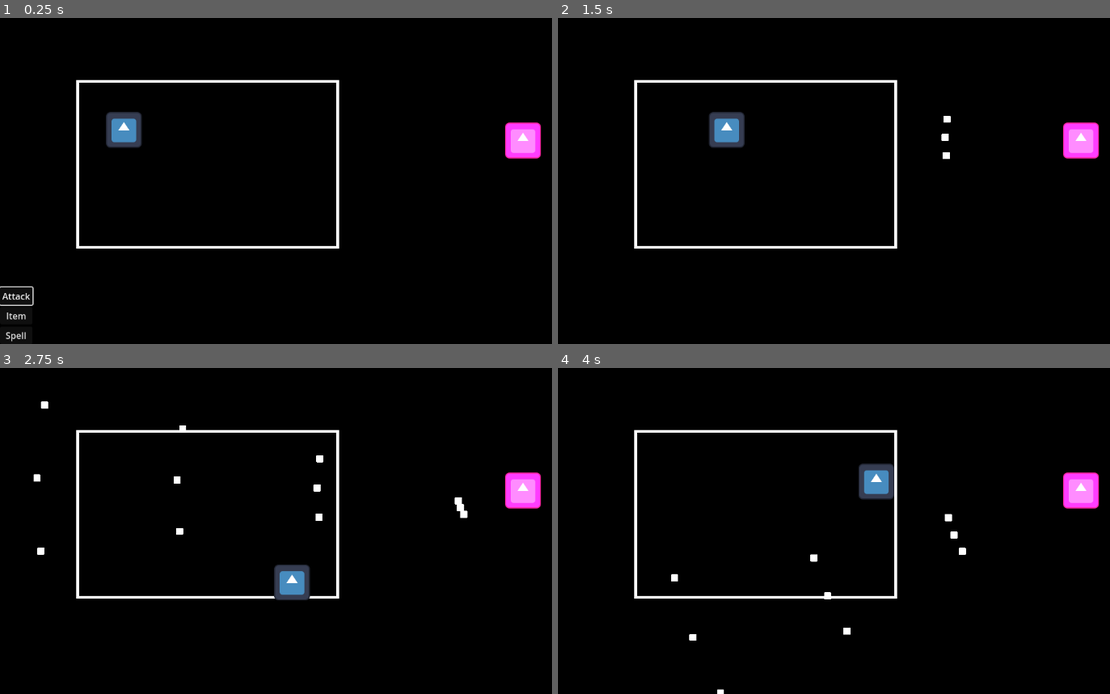
Above: before the commit, frames 1-4 (two rows, left to right).
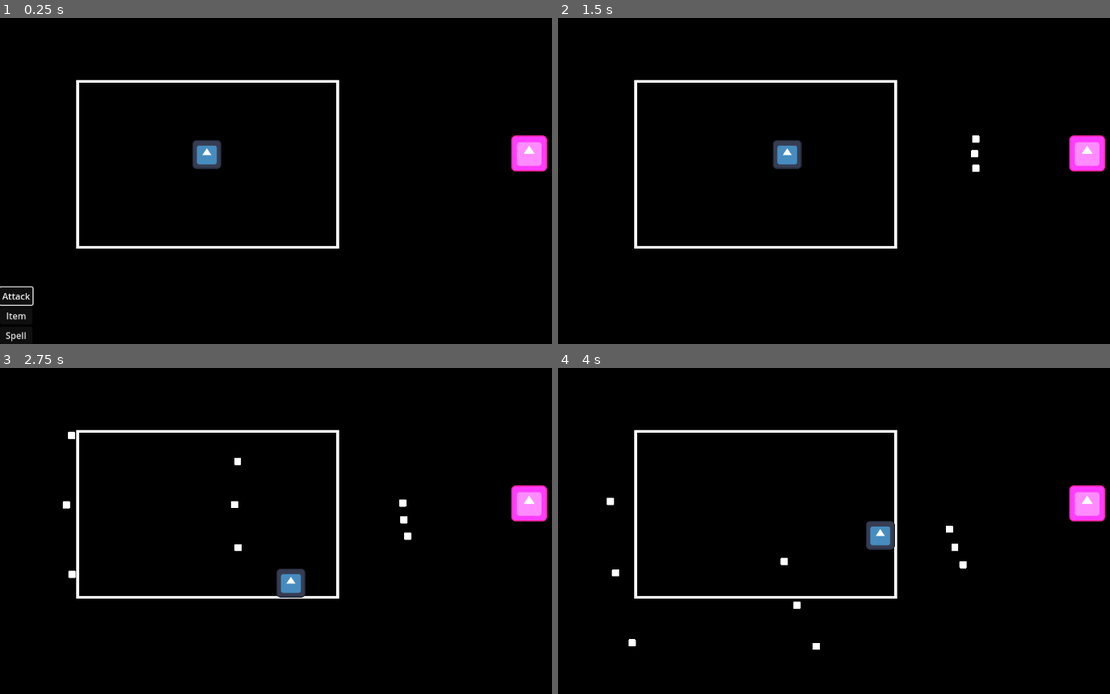
Above: after the commit, the same moments.

Repository: kriegueur/shovel_jam
Game: Godot game, scene res://scenes/battle_scene.tscn
The game is run twice, just before and just after one commit, with the same random seed, the same clock (stepped at 60 frames per second) and the same inputs. The engine's default icon, where the game draws it, is replaced by a stand-in: a white triangle on a blue panel in a dark square.
Inputs:
- Up to frame 1 (0.25 s): no input
- Up to frame 2 (1.5 s): click "Attack" at 0.5 s; tap Enter at 1.25 s; hold D (right) from 1.28 s (still down)
- Up to frame 3 (2.75 s): release D (right) at 2.03 s; hold S (down) from 2.03 s (still down)
- Up to frame 4 (4 s): release S (down) at 2.78 s; hold D (right) 2.78-3.53 s; hold W (up) from 3.53 s (still down)

The runs differ from the first frame. In frame 1, 2.1% of the frame differs, in the area x 19-100%, y 28-48%; in frame 2, 2.3%; in frame 3, 2.1%; in frame 4, 2.7%, in the area x 8-100%, y 29-100%.

Commit message:
player getting hit

Diff:
--- a/scenes/battle_scene.tscn
+++ b/scenes/battle_scene.tscn
@@ -53,10 +53,10 @@
 text = "Spell"
 
 [node name="Player" parent="." instance=ExtResource("2_pxwbd")]
-position = Vector2(221, 266)
+position = Vector2(369, 310)
 
 [node name="Ennemy" parent="." instance=ExtResource("3_1i8jf")]
-position = Vector2(933, 285)
+position = Vector2(944, 308)
 
 [node name="WorldBorders" type="StaticBody2D" parent="."]
 
@@ -79,5 +79,5 @@
 texture = ExtResource("4_svpld")
 
 [node name="Timer" type="Timer" parent="."]
-wait_time = 5.0
+wait_time = 30.0
 one_shot = true
--- a/scenes/ennemy.tscn
+++ b/scenes/ennemy.tscn
@@ -15,4 +15,4 @@
 position = Vector2(-68, 0)
 
 [node name="Timer" type="Timer" parent="."]
-wait_time = 0.5
+wait_time = 0.6
--- a/scenes/player.tscn
+++ b/scenes/player.tscn
@@ -1,19 +1,28 @@
-[gd_scene load_steps=4 format=3 uid="uid://cw7ls5qlpy6og"]
+[gd_scene load_steps=5 format=3 uid="uid://cw7ls5qlpy6og"]
 
 [ext_resource type="Texture2D" uid="uid://ct4vbwak8qdtb" path="res://icon.svg" id="1_4flbx"]
 [ext_resource type="Script" uid="uid://c2j5rrh1je0uj" path="res://scripts/player.gd" id="1_onrkg"]
 
 [sub_resource type="RectangleShape2D" id="RectangleShape2D_4flbx"]
-size = Vector2(64, 62)
+size = Vector2(50, 50)
+
+[sub_resource type="RectangleShape2D" id="RectangleShape2D_g2els"]
+size = Vector2(36, 36)
 
 [node name="Player" type="CharacterBody2D" groups=["player"]]
 script = ExtResource("1_onrkg")
 
 [node name="Sprite2D" type="Sprite2D" parent="."]
-scale = Vector2(0.5, 0.5)
+scale = Vector2(0.4, 0.4)
 texture = ExtResource("1_4flbx")
 
 [node name="AnimationPlayer" type="AnimationPlayer" parent="."]
 
 [node name="CollisionShape2D" type="CollisionShape2D" parent="."]
 shape = SubResource("RectangleShape2D_4flbx")
+
+[node name="hurtbox" type="Area2D" parent="."]
+collision_mask = 2
+
+[node name="CollisionShape2D" type="CollisionShape2D" parent="hurtbox"]
+shape = SubResource("RectangleShape2D_g2els")
--- a/scenes/projectile.tscn
+++ b/scenes/projectile.tscn
@@ -9,6 +9,8 @@
 script = ExtResource("1_qxf0c")
 
 [node name="Area2D" type="Area2D" parent="."]
+collision_layer = 2
+collision_mask = 2
 
 [node name="CollisionShape2D" type="CollisionShape2D" parent="Area2D"]
 shape = SubResource("RectangleShape2D_a85iw")
--- a/scripts/battle_scene.gd
+++ b/scripts/battle_scene.gd
@@ -15,6 +15,9 @@
 		$UI/PlayerActionsContainer/Attack.grab_focus()
 		$Player.stop_moving()
 	)
+	$Player.connect("player_hit", func():
+		print("player loses HP TODO")
+	)
 
 
 # Called every frame. 'delta' is the elapsed time since the previous frame.
--- a/scripts/player.gd
+++ b/scripts/player.gd
@@ -7,13 +7,17 @@
 	MOVE
 }
 
+signal player_hit
+
 var state : PlayerState = PlayerState.WAIT
 
-const SPEED = 400
+const SPEED = 200
 
 # Called when the node enters the scene tree for the first time.
 func _ready() -> void:
-	pass # Replace with function body.
+	$hurtbox.connect("area_entered", func(area : Area2D):
+		player_hit.emit()
+	)
 
 
 func _physics_process(delta: float) -> void:
